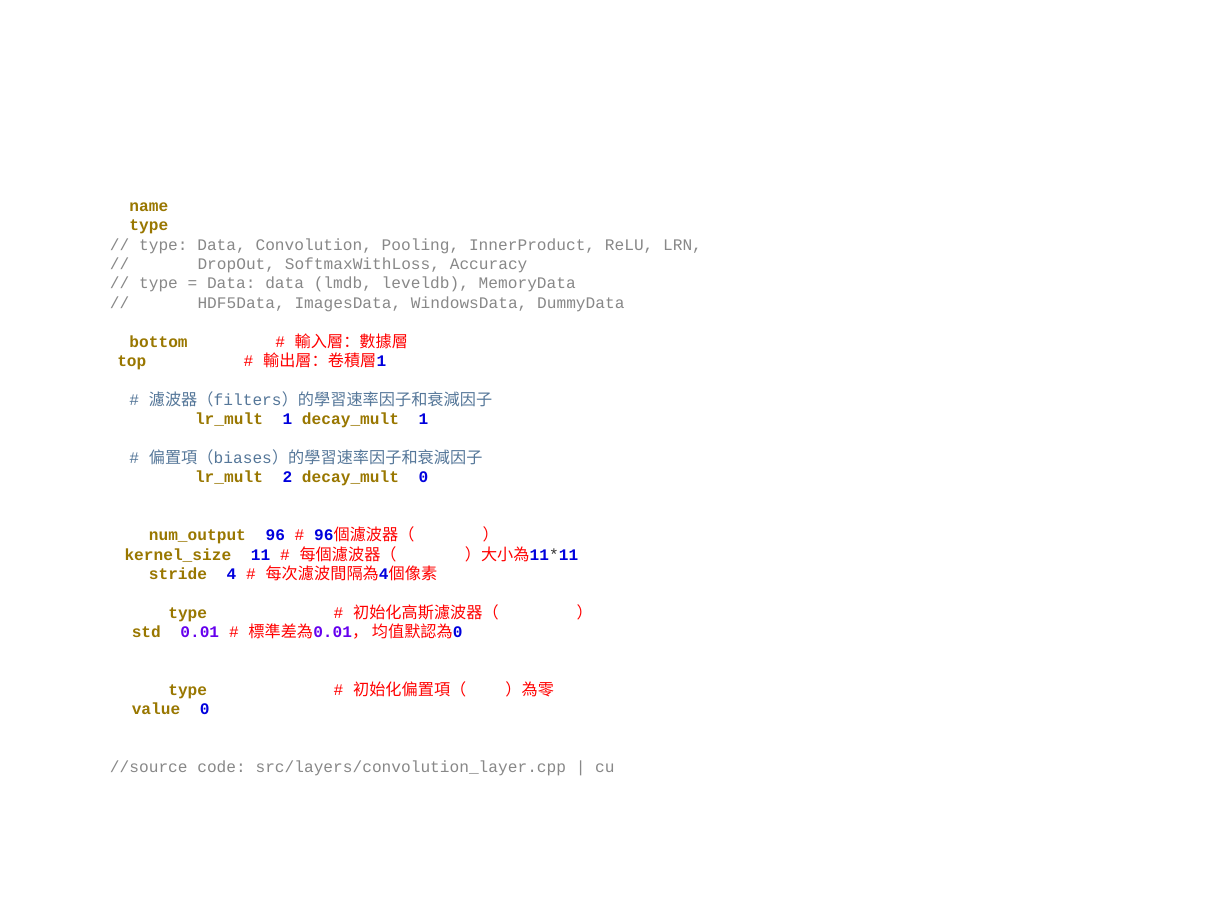
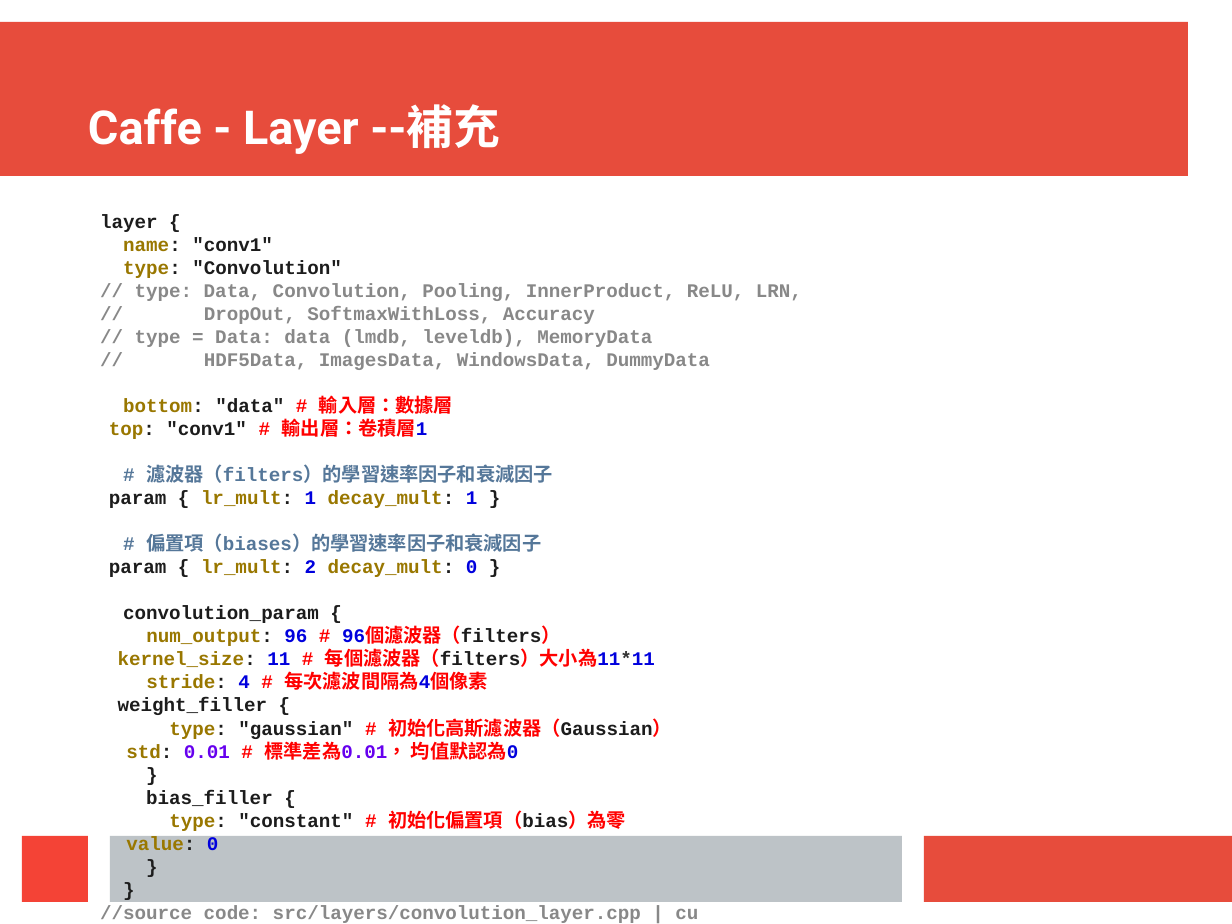
Before and after one commit to Thomas-Tsai/AI-Framework-Study, a slide deck: slide 4 of AI-Framework.odp (slide 5 before the commit). Drawn at 1232x924 pixels with LibreOffice and Linux fonts; fonts in the diff are those of the drawing; background and template pictures are left out. Boxes give left, top, right and bottom in pixels: in the first picture for what was removed or moved away, otherwise in the second. Text is boxed around its words. In the diff, an @@ line names an element or a change of style, - is before the commit and + after.

```diff
--- a/AI-Framework.odp
+++ b/AI-Framework.odp
@@ rectangle added at [0,22,1188,177], fill #E74C3C @@
@@ title "Caffe - Layer --補充" at [88,104,500,154]: vertical alignment middle to bottom @@
@@ title at [88,104,500,154]: text changed; size 44 to 30.1 pt; font DejaVu Sans to Roboto; bold on @@
-Caffe - Layer --Thomas補充
+Caffe - Layer --補充
@@ text "layer { name: "conv1" type: ...": place and size @@
-text "layer { name: "conv1" type: ..." at [117,202,702,714]
+text "layer { name: "conv1" type: ..." at [100,215,802,850]
@@ text "layer { name: "conv1" type: ..." at [100,215,802,850]: size 10.4 to 12.3 pt; text colour #FFFFFF to #1C1C1C in "layer { name: "conv1" type: "Convolution" bottom: ..."; bold on in "layer { name: "conv1" type: "Convolution" // ..." @@
@@ rectangle added at [22,836,88,902], fill #F44336 @@
@@ rectangle added at [110,836,902,902], fill #BDC3C7 @@
@@ rectangle added at [925,836,1232,902], fill #E74C3C @@
```
Also in this commit, not shown: 11 other slides changed, 1 slide added, 12 slides removed, 3 other files.
